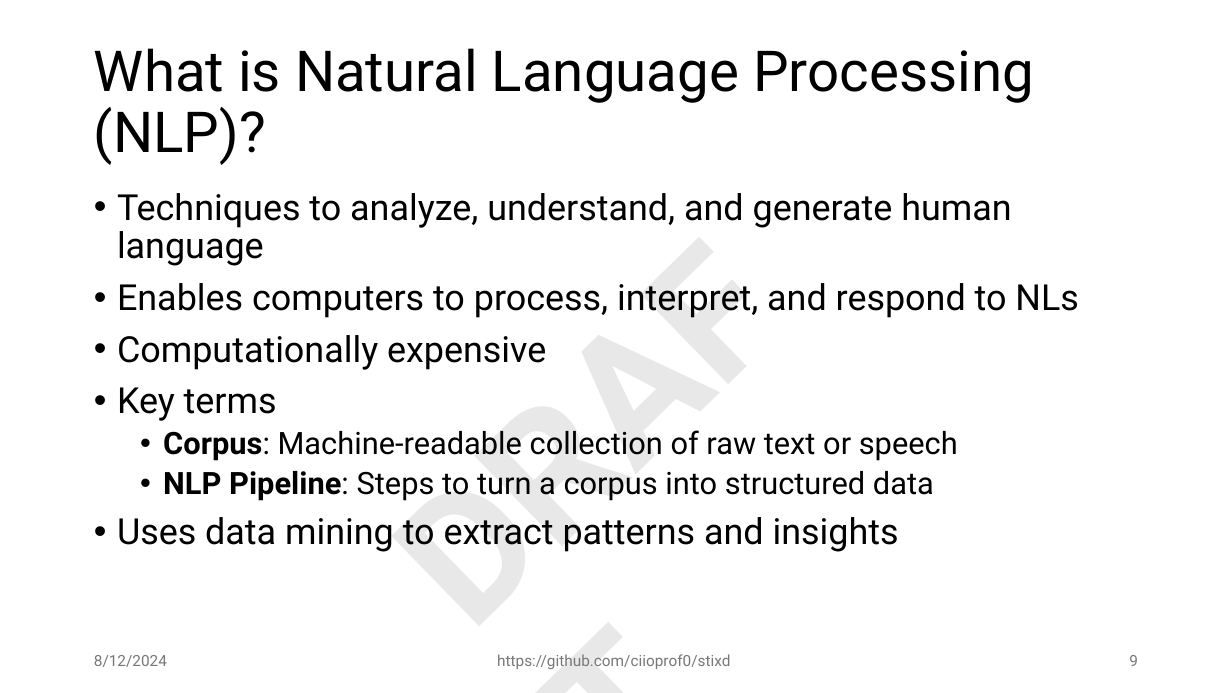
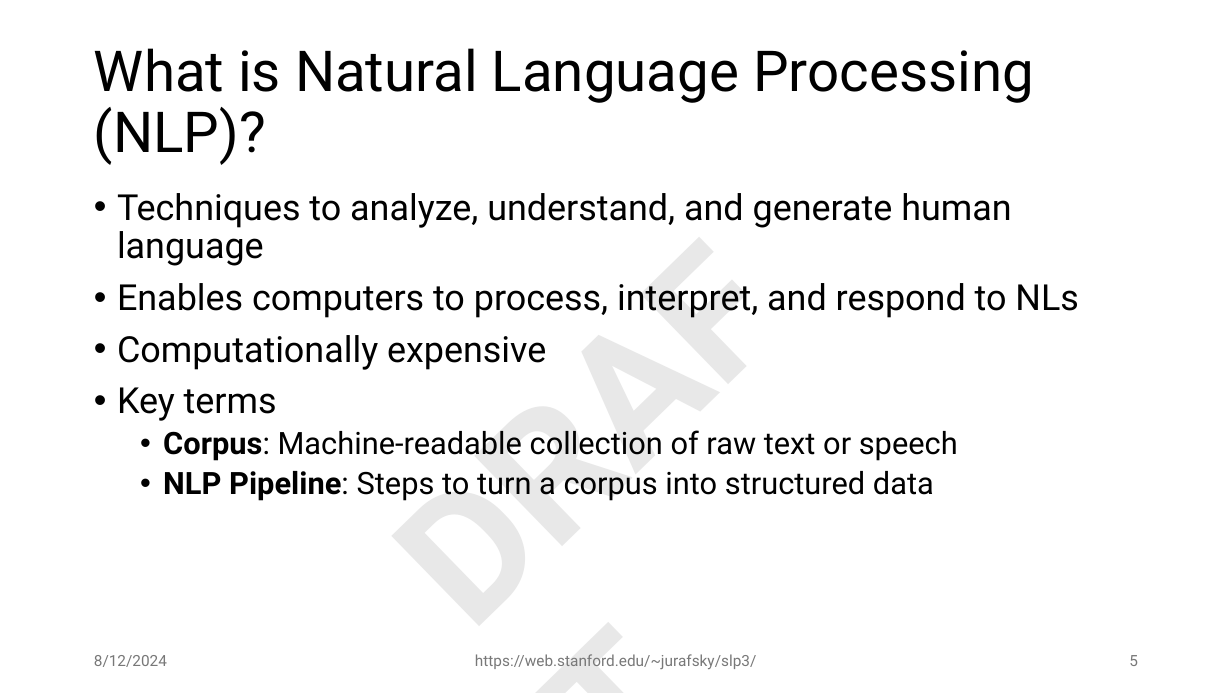
Before and after one commit to ciioprof0/stixd, a slide deck: slide 5 of docs/stixd_demo.pptx (slide 9 before the commit). Drawn at 1232x693 pixels with LibreOffice and Linux fonts; fonts in the diff are those of the drawing. Boxes give left, top, right and bottom in pixels: in the first picture for what was removed or moved away, otherwise in the second. Text is boxed around its words. In the diff, an @@ line names an element or a change of style, - is before the commit and + after.

```diff
--- a/docs/stixd_demo.pptx
+++ b/docs/stixd_demo.pptx
@@ text at [117, 517, 899, 552]: paragraph removed @@
-• Uses data mining to extract patterns and insights
@@ text at [475, 654, 756, 669]: text changed @@
-https://github.com/ciioprof0/stixd
+https://web.stanford.edu/~jurafsky/slp3/
@@ page number at [1129, 655, 1138, 666]: text changed @@
-9
+5
```
Also in this commit, not shown: 11 other slides changed, 3 slides added, 1 slide removed.
